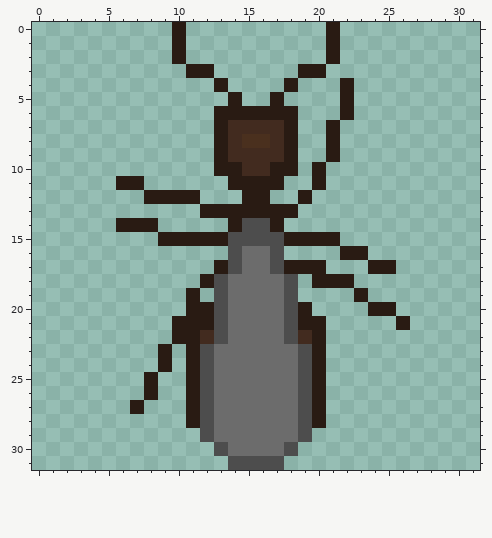
Two states of a pixel-art sprite, bugs/client/gameApp/src/view/textures/images/ant_queen_2.png. Above, as it was before the edit.
The file is 32x32 pixels.
New version:
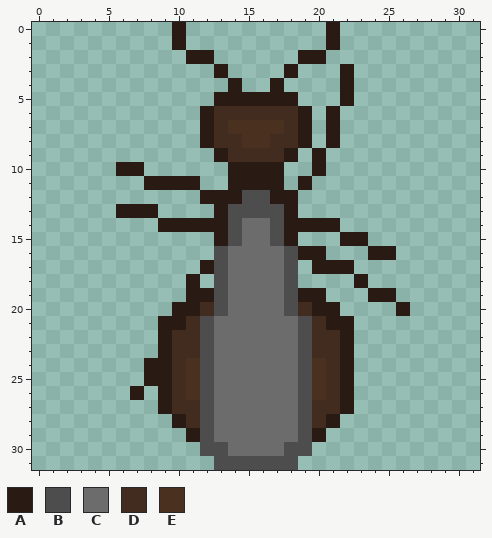
Palette (. is transparent): A #291b13  B #4d4d4d  C #6c6c6c  D #422b1f  E #4a301e
Changes in this commit:
y 2: x 10..12 A.. -> .AA; x 19..21 ..A -> AA.
y 3: x 11..13 AA. -> ..A; x 18..20 .AA -> A..; x 22 . -> A
y 4: x 13..14 A. -> .A; x 17..18 .A -> A.
y 5: x 13 . -> A; x 15..16 .. -> AA; x 18 . -> A
y 6: x 12..19 .AAAAAA. -> ADDDDDDA; x 21..22 .A -> A.
y 7: x 12..19 .ADDDDA. -> ADEEEEDA
y 8: x 12..13 .A -> AD; x 18..19 A. -> DA
y 9: x 20..21 .A -> A.
y 10: x 6..7 .. -> AA; x 13 A -> .; x 15..16 DD -> AA; x 18 A -> .
y 11: x 6..11 AA.... -> ..AAAA; x 19..20 .A -> A.
y 12: x 8..19 AAAA...AA..A -> ....AAABBAA.
y 13: x 6..8 ... -> AAA; x 12 A -> .; x 14..17 AAAA -> BBBB
y 14: x 6..21 AAA.....ABBA.... -> ...AAAAABCCBAAAA
y 15: x 9..12 AAAA -> ....; x 15..16 BB -> CC; x 19..23 AAA.. -> ...AA
y 16: x 13..14 .B -> BC; x 17..20 B... -> CBAA; x 22..25 AA.. -> ..AA
y 17: x 12..14 .AB -> ABC; x 17..19 BAA -> CB.; x 21..22 .. -> AA; x 24..25 AA -> ..
y 18: x 11..12 .A -> A.; x 20..23 AAA. -> ...A
y 19: x 12 . -> A; x 19..20 .. -> AA; x 23..25 A.. -> .AA
y 20: x 10 . -> A; x 12 A -> D; x 19..21 A.. -> DAA; x 24..26 AA. -> ..A
y 21: x 9 . -> A; x 11..13 AAB -> DBC; x 18..22 BAA.. -> CBDAA; x 26 A -> .
y 22: x 9..13 .AADB -> ADDBC; x 18..22 BDA.. -> CBDDA
y 23: x 10..11 .A -> DD; x 20..22 A.. -> DDA
y 24: x 8 . -> A; x 10..11 .A -> DE; x 20..22 A.. -> EDA
y 25: x 9..11 ..A -> ADE; x 20..22 A.. -> EDA
y 26: x 7..11 .A..A -> A.ADE; x 20..22 A.. -> EDA
y 27: x 7 A -> .; x 9..11 ..A -> ADD; x 20..22 A.. -> DDA
y 28: x 10..11 .A -> AD; x 20..21 A. -> DA
y 29: x 11 . -> A; x 20 . -> A
y 30: x 12 . -> B; x 19 . -> B
y 31: x 13 . -> B; x 18 . -> B
Where, in picture pixels (left, top, right, bottom), the same in both pictures:
changed: (116, 50, 410, 470)
